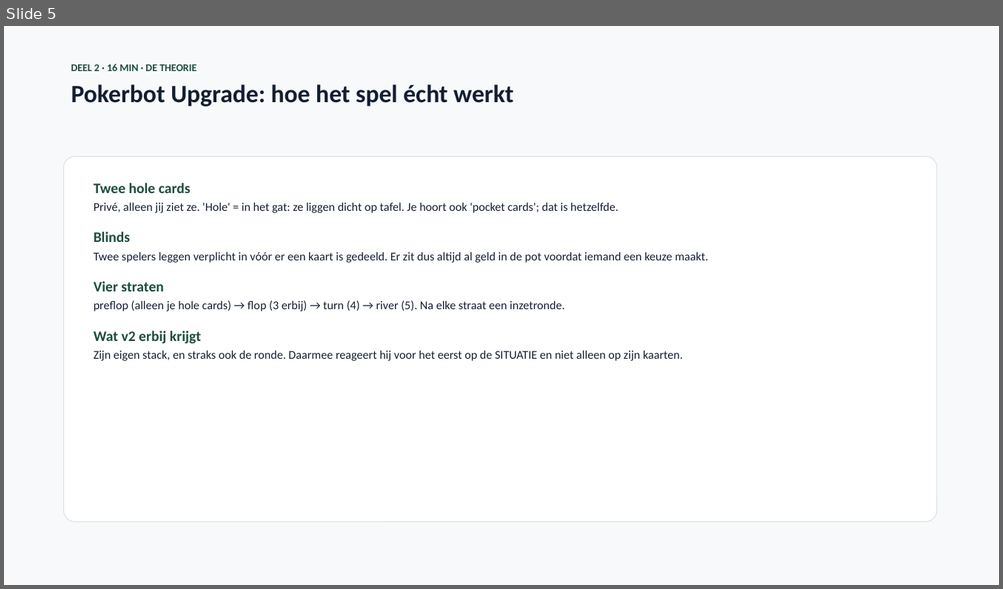
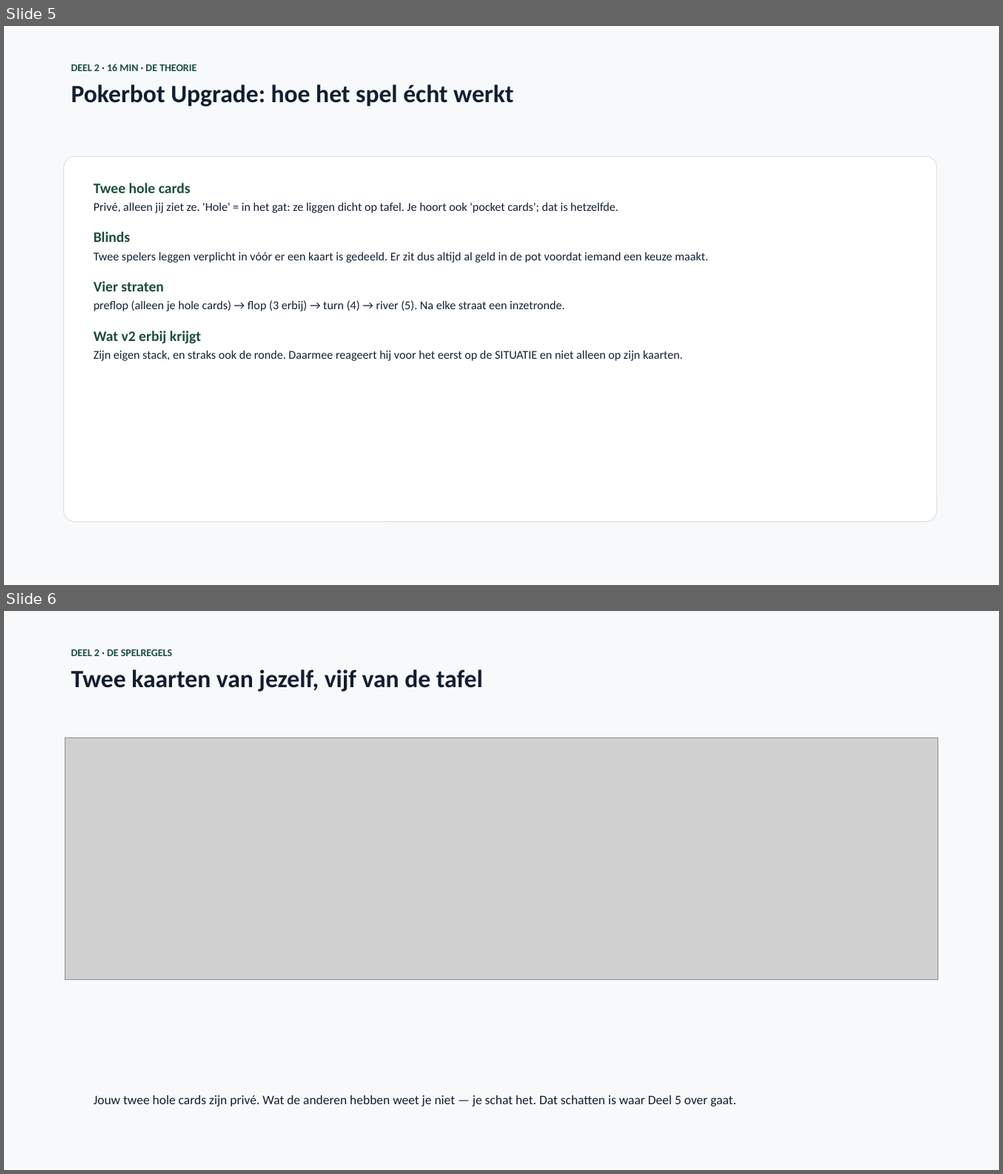
Before and after one commit to finturion/poker-analytics-challenge, a slide deck: powerpoints/Pokerbot_Upgrade_Week3.pptx. Shown one above the other, each under a label of ours: slide 5 before the commit, slides 5 and 6 after it. The pictures are 1003x589 and 1003x1174 pixels, drawn with LibreOffice and Linux fonts; fonts in the diff are those of the drawing; grey boxes stand for pictures. Boxes give left, top, right and bottom in pixels: in the first picture for what was removed or moved away, otherwise in the second. Text is boxed around its words. In the diff, an @@ line names an element or a change of style, - is before the commit and + after.

```diff
--- a/powerpoints/Pokerbot_Upgrade_Week3.pptx
+++ b/powerpoints/Pokerbot_Upgrade_Week3.pptx
@@ slide 6 added at (4, 611, 999, 1170), background #FFFFFF @@
@@ rectangle added at (4, 611, 999, 1170), fill #F8F9FA @@
@@ text added at (71, 649, 483, 692), 24 pt, text #121E31, bold @@
+DEEL 2 · DE SPELREGELS
+Twee kaarten van jezelf, vijf van de tafel
@@ picture added at (65, 738, 938, 980) @@
@@ text added at (94, 1096, 736, 1107), 12.5 pt, text #121E31 @@
+Jouw twee hole cards zijn privé. Wat de anderen hebben weet je niet — je schat het. Dat schatten is waar Deel 5 over gaat.
```
Also in this commit, not shown: 1 slide changed, 12 other slides added, 16 other files.
